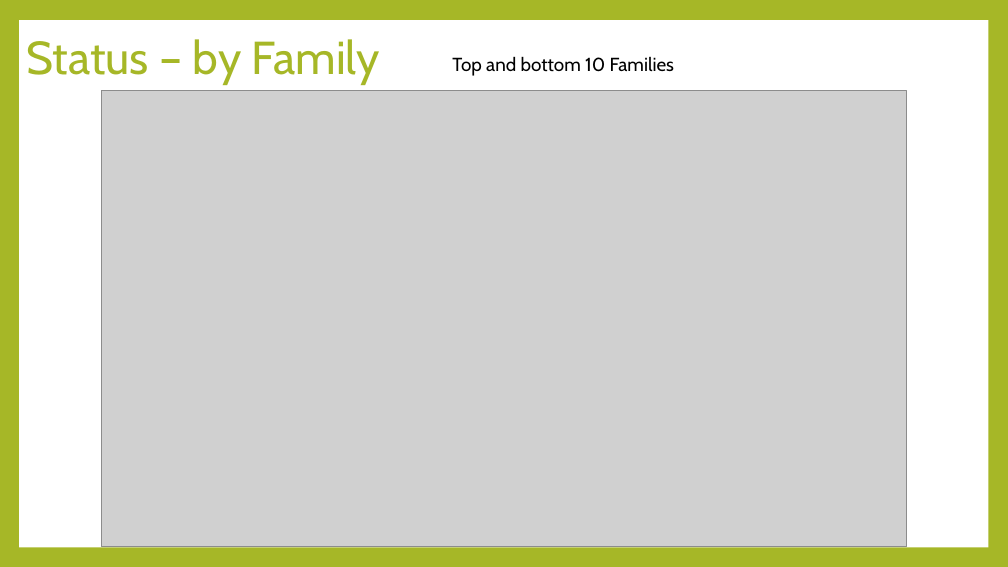
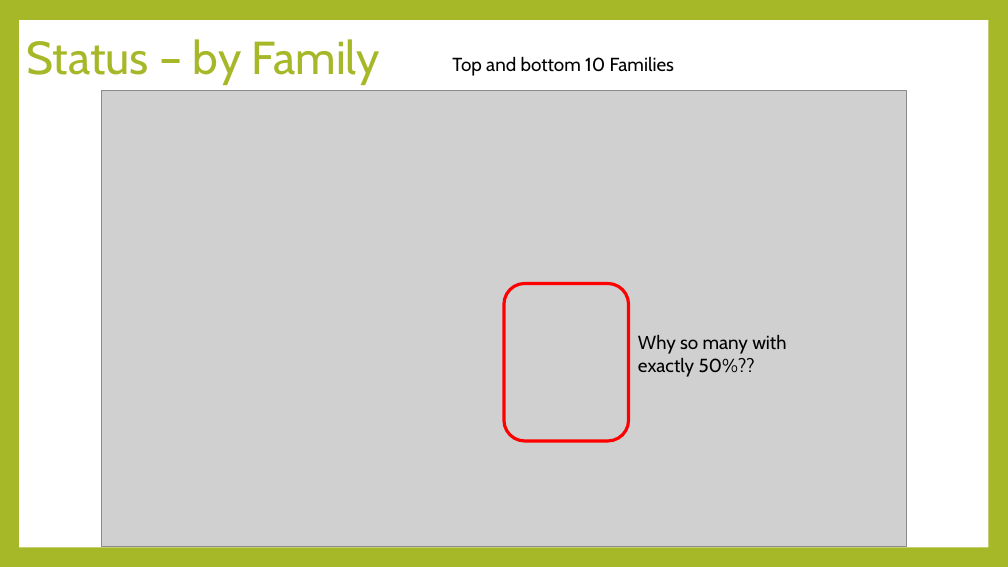
Before and after one commit to luisasenecio/RapidAdaptation, a slide deck: slide 9 of RapidAdaptation_DataExploration.pptx (slide 8 before the commit). Drawn at 1008x567 pixels with LibreOffice and Linux fonts; fonts in the diff are those of the drawing; grey boxes stand for pictures. Boxes give left, top, right and bottom in pixels: in the first picture for what was removed or moved away, otherwise in the second. Text is boxed around its words. In the diff, an @@ line names an element or a change of style, - is before the commit and + after.

```diff
--- a/RapidAdaptation_DataExploration.pptx
+++ b/RapidAdaptation_DataExploration.pptx
@@ rounded rectangle added at (x1=504, y1=284, x2=629, y2=441), outline #FF0000 3 pt @@
@@ text added at (x1=638, y1=335, x2=786, y2=377), 18 pt, text #000000 @@
+Why so many with exactly 50%??
```
Also in this commit, not shown: 4 slides added, 1 other file.
